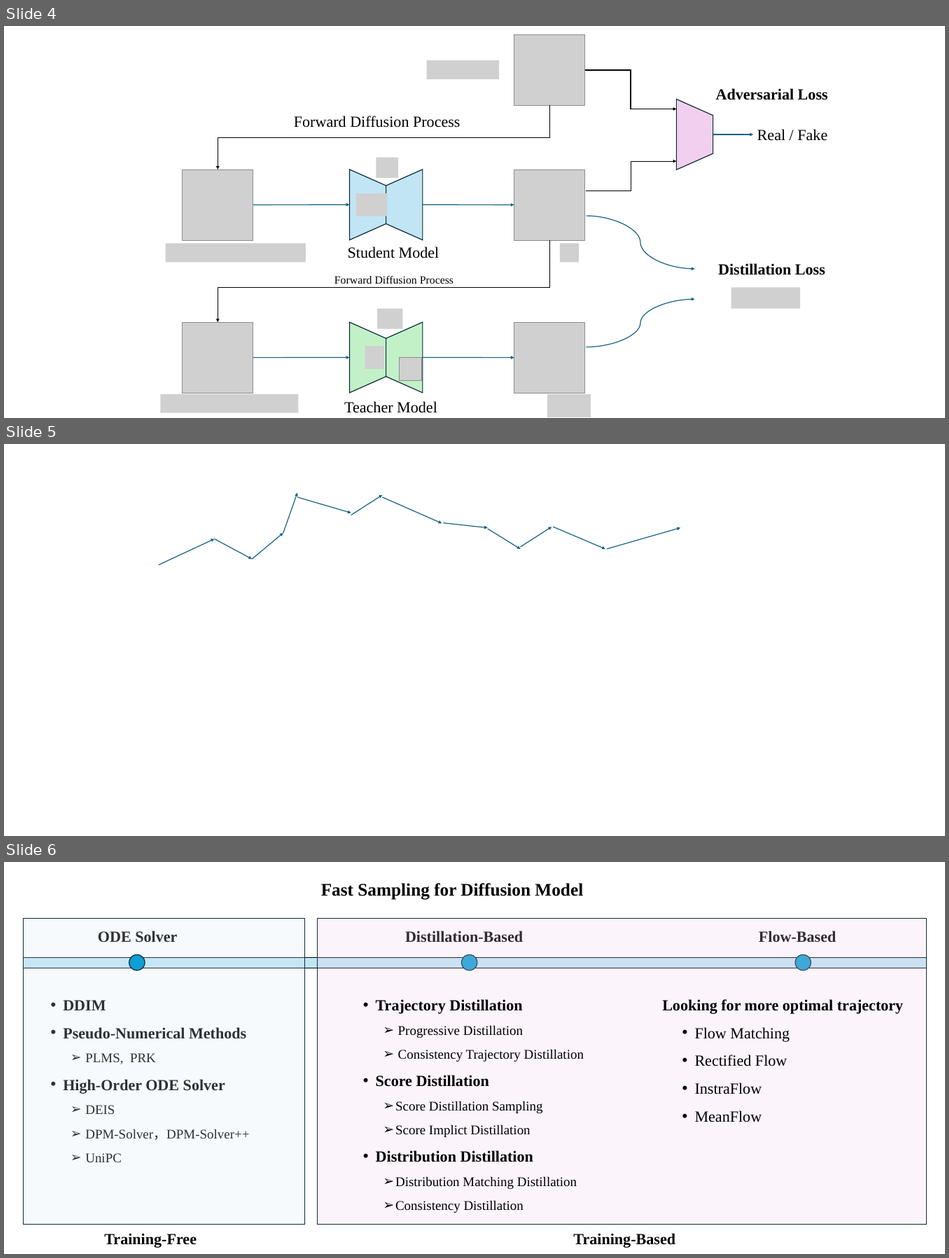
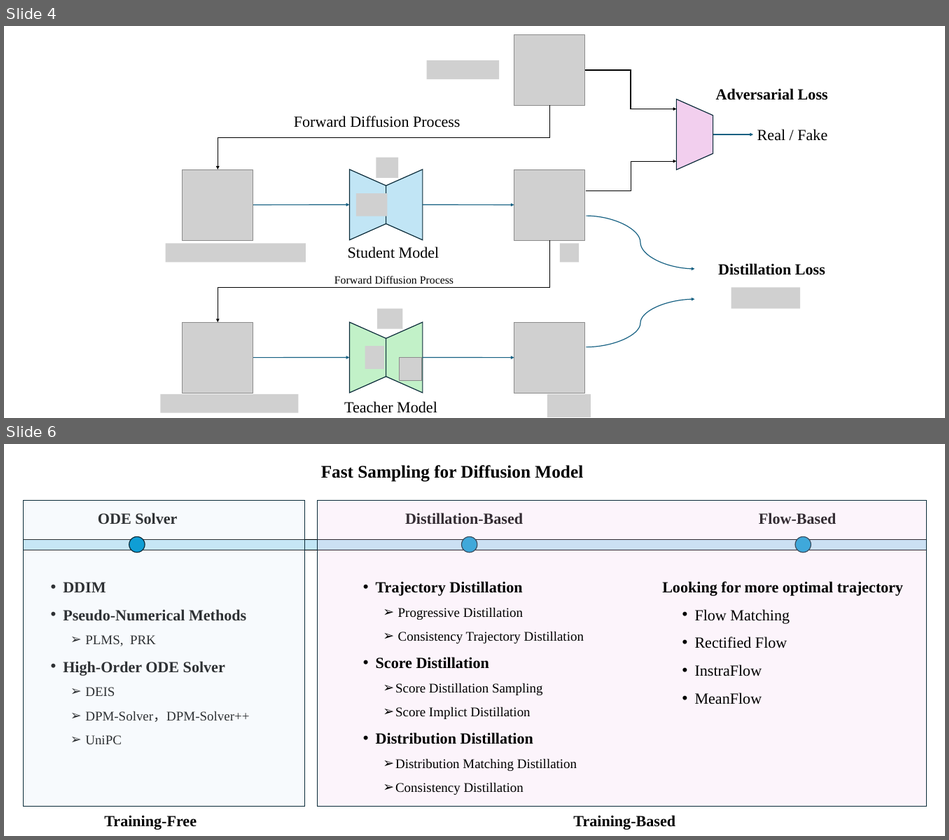
Before and after one commit to innovation-cat/innovation-cat.github.io, a slide deck: images/posts/2025-05-20-blog-post/新建 Microsoft PowerPoint 演示文稿.pptx. Shown one above the other, each under a label of ours: slides 4, 5 and 6 before the commit, slides 4 and 6 after it; the slides between them are not shown. The pictures are 949x1258 and 949x840 pixels, drawn with LibreOffice and Linux fonts; fonts in the diff are those of the drawing; grey boxes stand for pictures. Boxes give left, top, right and bottom in pixels: in the first picture for what was removed or moved away, otherwise in the second. Text is boxed around its words. In the diff, an @@ line names an element or a change of style, - is before the commit and + after.

```diff
--- a/images/posts/2025-05-20-blog-post/新建 Microsoft PowerPoint 演示文稿.pptx
+++ b/images/posts/2025-05-20-blog-post/新建 Microsoft PowerPoint 演示文稿.pptx
@@ slide 5 removed at <box>4,444,945,836</box>, background #FFFFFF @@
@@ arrow removed from (283, 533) to (297, 492) @@
@@ arrow removed from (297, 497) to (351, 513) @@
@@ arrow removed from (351, 515) to (383, 495) @@
@@ arrow removed from (383, 497) to (442, 523) @@
@@ arrow removed from (444, 523) to (488, 527) @@
@@ arrow removed from (520, 547) to (551, 527) @@
@@ arrow removed from (554, 527) to (605, 549) @@
@@ arrow removed from (607, 549) to (680, 527) @@
@@ arrow removed from (159, 565) to (214, 538) @@
@@ arrow removed from (214, 538) to (252, 559) @@
@@ arrow removed from (252, 559) to (283, 533) @@
@@ arrow removed from (488, 529) to (520, 549) @@
```
Also in this commit, not shown: 1 slide added, 2 other files.
